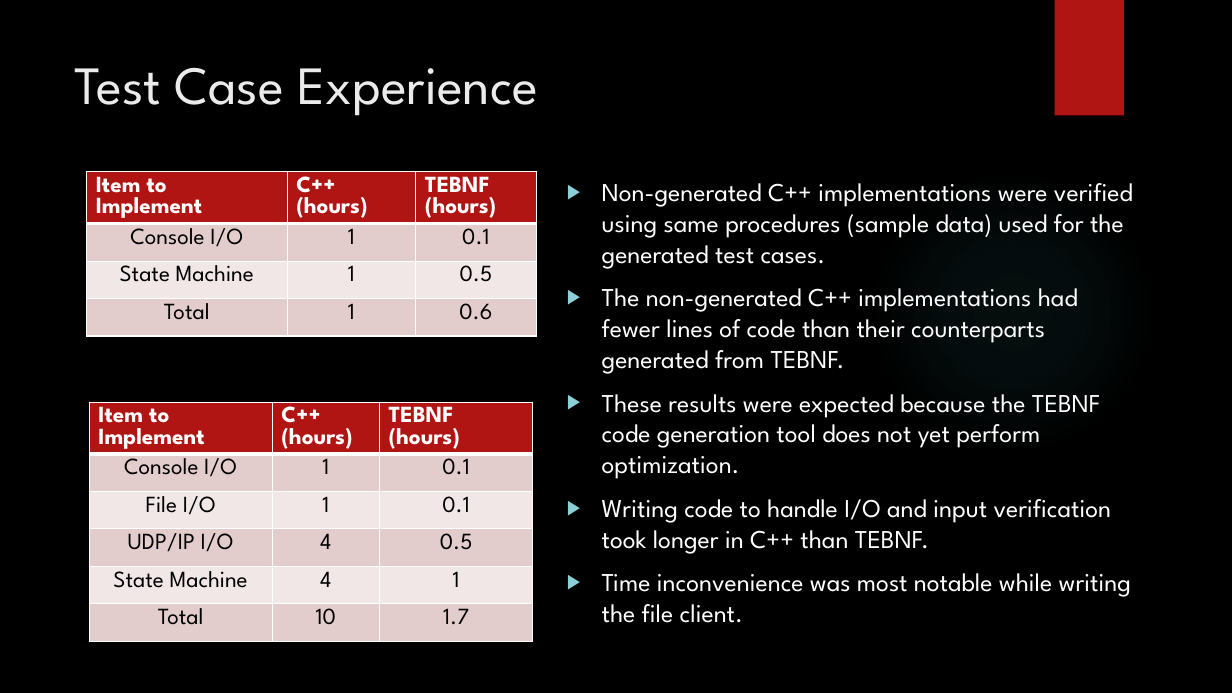
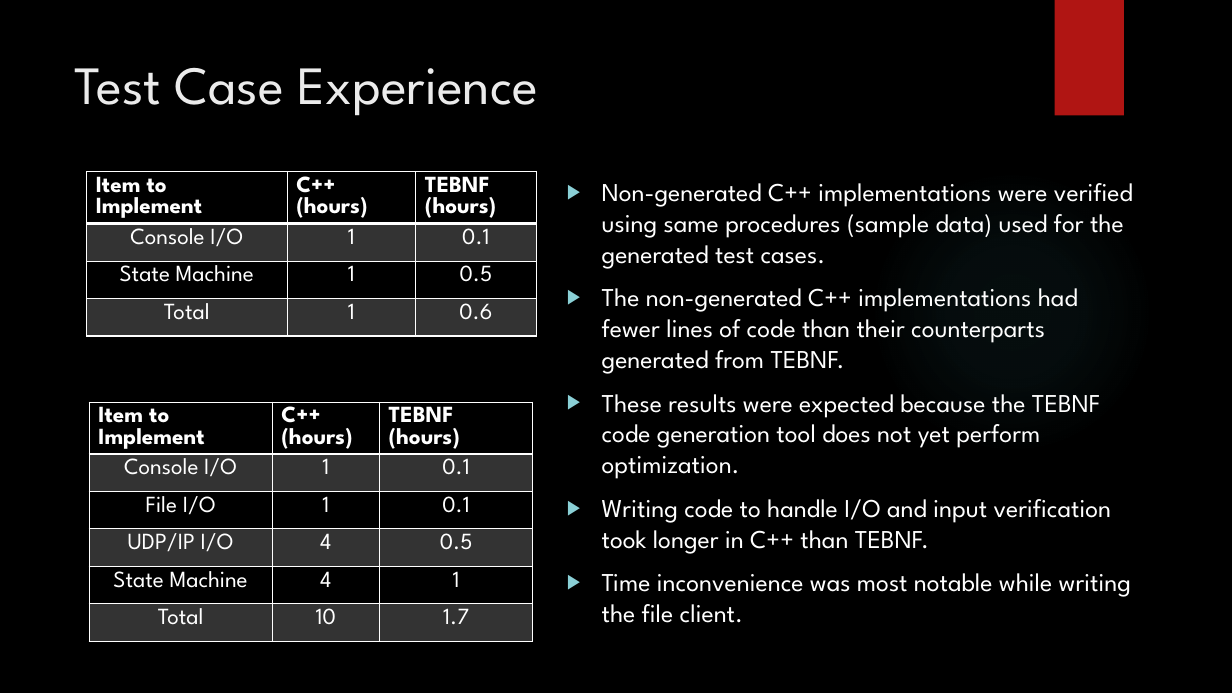
Before and after one commit to JasonGYoung/ProjectReport, a slide deck: slide 56 of DefensePresentation.pptx. Drawn at 1232x693 pixels with LibreOffice and Linux fonts; fonts in the diff are those of the drawing; background and template pictures are left out. Boxes give left, top, right and bottom in pixels: in the first picture for what was removed or moved away, otherwise in the second. Text is boxed around its words. In the diff, an @@ line names an element or a change of style, - is before the commit and + after.

```diff
--- a/DefensePresentation.pptx
+++ b/DefensePresentation.pptx
@@ table at (x1=87, y1=172, x2=536, y2=349) @@
@@ fill #B01513 to none in row 1 @@
@@ fill #E4CCCC to #FFFFFF at 20% opacity in 6 cells @@
@@ fill #F2E8E7 to none in row 3 @@
@@ text colour #000000 to #FFFFFF in "Console I/O", "1", "0.1", "State Machine" and 5 more places @@
@@ borders changed @@
@@ table at (x1=89, y1=402, x2=532, y2=654) @@
@@ fill #B01513 to none in row 1 @@
@@ fill #E4CCCC to #FFFFFF at 20% opacity in 9 cells @@
@@ fill #F2E8E7 to none in 6 cells @@
@@ text colour #000000 to #FFFFFF in "Console I/O", "1", "0.1", "File I/O" and 11 more places @@
@@ borders changed @@
```
Also in this commit, not shown: 2 other slides changed, 7 slides added.
